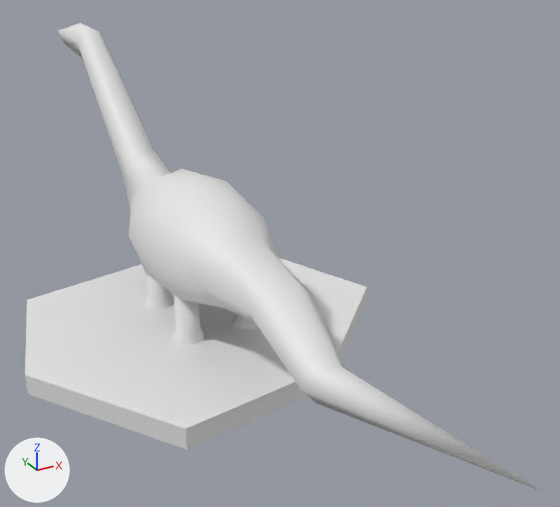
Before and after pictures for a commit that changed the COLLADA model dinoPlateforme.dae.
One viewpoint serves both versions: a 50 mm camera at (-12.4, -32.2, 18.7) aimed at (2.9, -4.4, 4.8). Arrows for +X, +Y and +Z are at lower left; the lights stay in place. Where no turn or scale is listed for an object, it has been applied to the vertices.

Objects in the first picture: 'Dino', 'plateforme'.
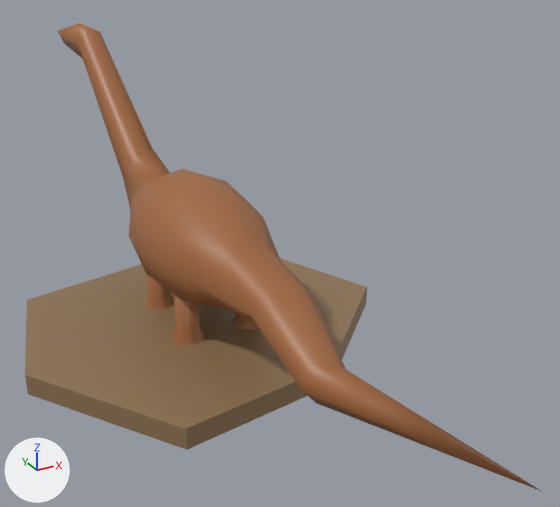
The edits, one by one:
Picture 'ecailles_oranges.jpg' (img_ecailles_oranges_jpg) is new.
Picture 'textureSol.jpg' (img_texturesol_jpg) is new.
Material 'Material_001' (mat_material_001) is new.
Its texture is img_ecailles_oranges_jpg.
Its roughness is 0.44.
Material 'Material_002' (mat_material_002) is new.
Its texture is img_texturesol_jpg.
Its roughness is 0.44.
me_cylinder has 14 vertices, 24 faces and spans x -8.3..9.5, y -8.8..6.7, z -0.5..0.5.
me_cylinder now uses material mat_material_002 (picture img_texturesol_jpg).
me_cylinder_003 has 164 vertices, 284 faces and spans x -1.3..4.5, y -17.3..17.1, z -1.5..11.2.
me_cylinder_003 now uses material mat_material_001 (picture img_ecailles_oranges_jpg).

Boxes [x1, y1, x2, y2] around the edits, measured in the pictures (560 x 507 px):
'Dino', recoloured (white to brown)
    both: [58, 23, 543, 492]
'plateforme', recoloured (white to brown)
    both: [25, 258, 367, 450]
